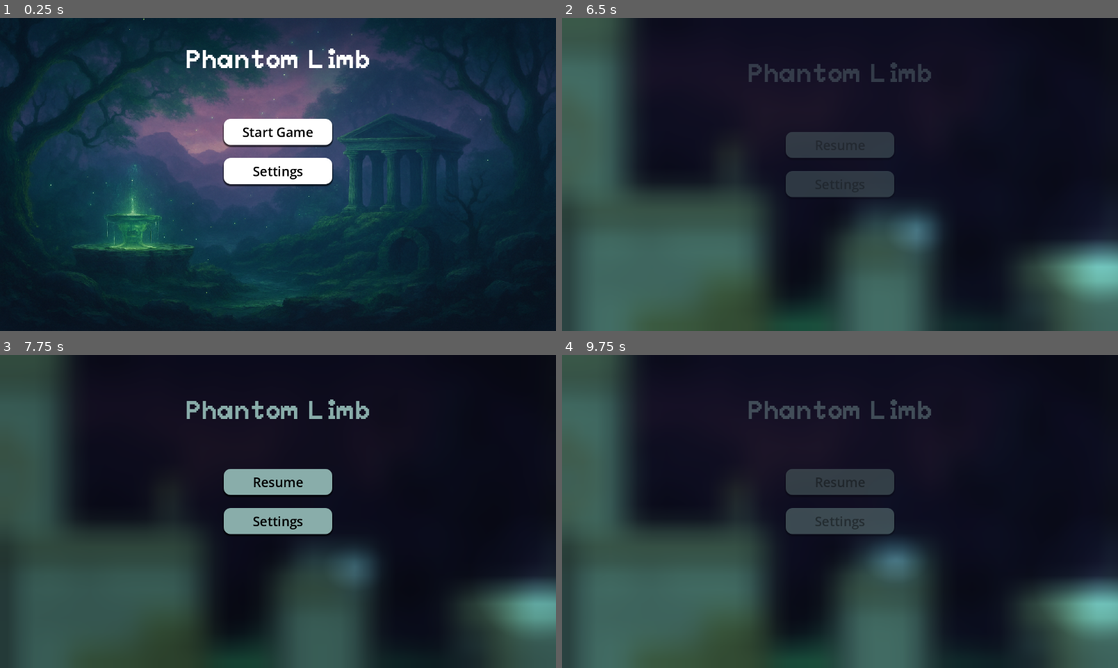
Above: before the commit, frames 1-4 (two rows, left to right).
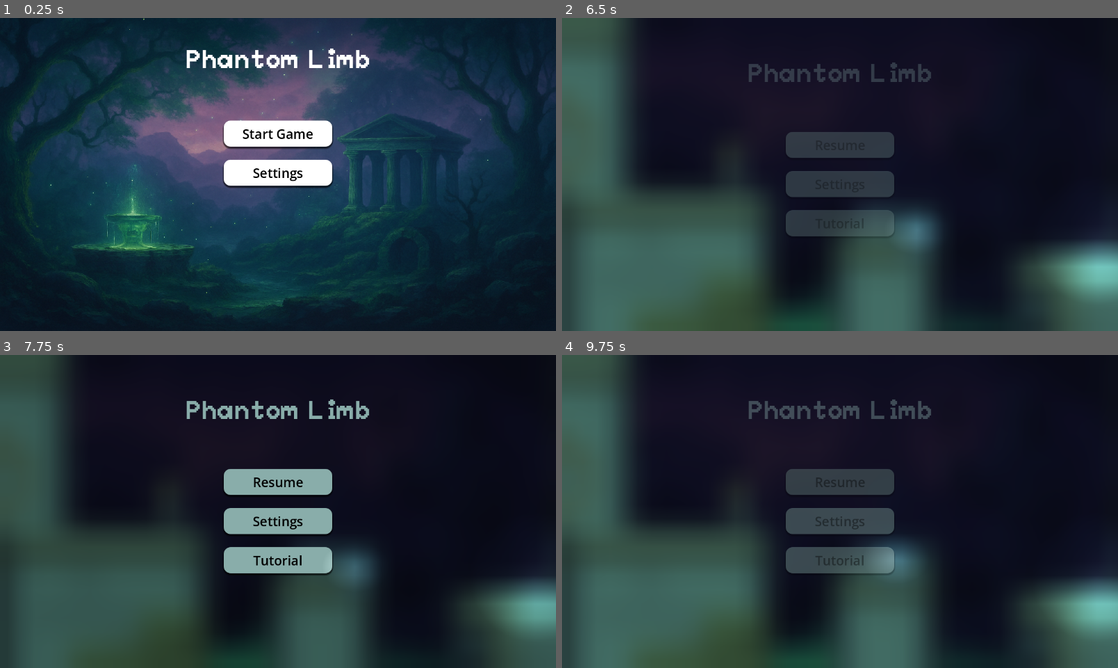
Above: after the commit, the same moments.

Repository: sammo4gun/jamsterdam
Game: Godot game, scene res://Scenes/main_menu.tscn
Same seed, same stepped clock (60 frames per second), same inputs: the game is played once before the commit and once after it. The engine's default icon, where the game draws it, is replaced by a stand-in: a white triangle on a blue panel in a dark square.
Inputs (mouse positions are in pixels of both pictures, inside the frame that each line leads up to):
- Up to frame 1 (0.25 s): no input
- Up to frame 2 (6.5 s): click "Settings" at 0.5 s; click "Back" at 1.25 s; click "Start Game" at 2 s; tap Enter at 2.75 s; move the mouse to (962, 158) at 2.77 s; hold Right (right) 2.78-4.28 s; click (962, 158) at 2.92 s; tap W (up) at 3.02, 3.77, 5.27, 6.02 s; move the mouse to (812, 171) at 3.52 s; click (812, 171) at 3.67 s; move the mouse to (884, 221) at 4.27 s; hold A (left) 4.28-5.03 s; click (884, 221) at 4.42 s; move the mouse to (1051, 312) at 5.02 s; hold Right (right) from 5.03 s (still down); click (1051, 312) at 5.17 s; move the mouse to (712, 168) at 5.77 s; click (712, 168) at 5.92 s; tap Escape (ui_cancel) at 6.4 s
- Up to frame 3 (7.75 s): release Right (right) at 6.5 s; click "Settings" at 6.5 s; click "Back" at 7.25 s
- Up to frame 4 (9.75 s): click (840, 561) at 8 s, where only the run after the commit has a clickable "Tutorial"; click (840, 639) at 8.75 s, where only the run after the commit has a clickable "Continue"; click "Resume" at 9.5 s

The runs differ from the first frame. In frame 1, 1.2% of the frame differs, in the area x 40-60%, y 32-55%; in frame 2, 1.2%; in frame 3, 1.7%, in the area x 40-60%, y 61-71%; in frame 4, 1.6%.

Commit message:
refactored menus

Diff:
--- a/Scenes/main_menu.tscn
+++ b/Scenes/main_menu.tscn
@@ -1,13 +1,9 @@
-[gd_scene load_steps=17 format=3 uid="uid://0l48xhgwan8c"]
+[gd_scene load_steps=11 format=3 uid="uid://0l48xhgwan8c"]
 
 [ext_resource type="Script" uid="uid://cp4yl285vvv8t" path="res://Scripts/main_menu.gd" id="1_1ehe0"]
 [ext_resource type="FontFile" uid="uid://datde377oev7l" path="res://Assets/Fonts/Peaberry/PeaberryBase.ttf" id="2_ce3w2"]
 [ext_resource type="Texture2D" uid="uid://povxtku8nxul" path="res://Assets/backgroundpotential.png" id="2_trj04"]
-[ext_resource type="Script" uid="uid://cij83h43g32m3" path="res://Scripts/volume_slider.gd" id="4_cp0ys"]
-[ext_resource type="Script" uid="uid://d2xhx3j7ujbsu" path="res://Scripts/settings_menu.gd" id="4_yhxw7"]
-[ext_resource type="StyleBox" uid="uid://udx8w8gj8jd4" path="res://Assets/Styles/menu_button_hover.tres" id="5_yhxw7"]
-[ext_resource type="StyleBox" uid="uid://c7gdts27yeh0l" path="res://Assets/Styles/menu_button_pressed.tres" id="6_trj04"]
-[ext_resource type="StyleBox" uid="uid://c4561pc5s4yn3" path="res://Assets/Styles/menu_button.tres" id="7_16hvj"]
+[ext_resource type="PackedScene" uid="uid://dvor3tnbimskh" path="res://Scenes/settings_menu.tscn" id="5_n45e2"]
 [ext_resource type="AudioStream" uid="uid://cwcu2gsi2r3co" path="res://Assets/Music/Opening Track.mp3" id="9_trj04"]
 
 [sub_resource type="LabelSettings" id="LabelSettings_opfnp"]
@@ -43,18 +39,9 @@
 shadow_size = 3
 shadow_offset = Vector2(0, 3.41)
 
-[sub_resource type="StyleBoxFlat" id="StyleBoxFlat_vr1f0"]
-bg_color = Color(0, 0, 0, 1)
-
-[sub_resource type="StyleBoxEmpty" id="StyleBoxEmpty_vr1f0"]
-
 [node name="MainMenu" type="Control"]
 layout_mode = 3
-anchors_preset = 15
-anchor_right = 1.0
-anchor_bottom = 1.0
-grow_horizontal = 2
-grow_vertical = 2
+anchors_preset = 0
 script = ExtResource("1_1ehe0")
 
 [node name="TextureRect" type="TextureRect" parent="."]
@@ -65,42 +52,31 @@
 texture = ExtResource("2_trj04")
 expand_mode = 3
 
-[node name="Label" type="Label" parent="."]
-layout_mode = 1
-anchors_preset = 5
-anchor_left = 0.5
-anchor_right = 0.5
-offset_left = -250.0
-offset_right = 250.0
-offset_bottom = 200.0
-grow_horizontal = 2
+[node name="MenuControls" type="VBoxContainer" parent="."]
+layout_mode = 0
+offset_right = 1280.0
+offset_bottom = 720.0
+
+[node name="Label" type="Label" parent="MenuControls"]
+custom_minimum_size = Vector2(0, 200)
+layout_mode = 2
 theme_override_font_sizes/font_size = 64
 text = "Phantom Limb"
 label_settings = SubResource("LabelSettings_opfnp")
 horizontal_alignment = 1
 vertical_alignment = 1
 
-[node name="MarginContainer" type="MarginContainer" parent="."]
-layout_mode = 1
-anchors_preset = 8
-anchor_left = 0.5
-anchor_top = 0.5
-anchor_right = 0.5
-anchor_bottom = 0.5
-offset_left = -320.0
-offset_top = -160.0
-offset_right = 320.0
-offset_bottom = 320.0
-grow_horizontal = 2
-grow_vertical = 2
+[node name="MarginContainer" type="MarginContainer" parent="MenuControls"]
+layout_mode = 2
+size_flags_vertical = 3
 theme_override_constants/margin_top = 32
 theme_override_constants/margin_bottom = 32
 
-[node name="VBoxContainer" type="VBoxContainer" parent="MarginContainer"]
+[node name="VBoxContainer" type="VBoxContainer" parent="MenuControls/MarginContainer"]
 layout_mode = 2
 theme_override_constants/separation = 30
 
-[node name="PlayButton" type="Button" parent="MarginContainer/VBoxContainer"]
+[node name="PlayButton" type="Button" parent="MenuControls/MarginContainer/VBoxContainer"]
 custom_minimum_size = Vector2(250, 60)
 layout_mode = 2
 size_flags_horizontal = 4
@@ -115,7 +91,7 @@
 theme_override_styles/normal = SubResource("StyleBoxFlat_16hvj")
 text = "Start Game"
 
-[node name="SettingsButton" type="Button" parent="MarginContainer/VBoxContainer"]
+[node name="SettingsButton" type="Button" parent="MenuControls/MarginContainer/VBoxContainer"]
 custom_minimum_size = Vector2(250, 60)
 layout_mode = 2
 size_flags_horizontal = 4
@@ -131,104 +107,12 @@
 text = "Settings
 "
 
-[node name="SettingsMenu" type="PanelContainer" parent="."]
+[node name="SettingsMenu" parent="." instance=ExtResource("5_n45e2")]
 visible = false
 layout_mode = 0
+anchors_preset = 0
 offset_right = 1280.0
 offset_bottom = 720.0
-theme_override_styles/panel = SubResource("StyleBoxFlat_vr1f0")
-script = ExtResource("4_yhxw7")
-
-[node name="VBoxContainer" type="VBoxContainer" parent="SettingsMenu"]
-z_index = 1
-layout_mode = 2
-theme_override_constants/separation = 30
-
-[node name="Title" type="Label" parent="SettingsMenu/VBoxContainer"]
-custom_minimum_size = Vector2(0, 200)
-layout_mode = 2
-theme_override_fonts/font = ExtResource("2_ce3w2")
-theme_override_font_sizes/font_size = 60
-text = "Settings"
-horizontal_alignment = 1
-vertical_alignment = 1
-
-[node name="MasterVolumeContainer" type="HBoxContainer" parent="SettingsMenu/VBoxContainer"]
-layout_mode = 2
-size_flags_horizontal = 4
-size_flags_vertical = 0
-theme_override_constants/separation = 30
-
-[node name="Label" type="Label" parent="SettingsMenu/VBoxContainer/MasterVolumeContainer"]
-layout_mode = 2
-theme_override_fonts/font = ExtResource("2_ce3w2")
-theme_override_font_sizes/font_size = 24
-text = "Master Volume"
-
-[node name="HSlider" type="HSlider" parent="SettingsMenu/VBoxContainer/MasterVolumeContainer"]
-custom_minimum_size = Vector2(200, 24)
-layout_mode = 2
-max_value = 1.0
-step = 0.001
-value = 1.0
-script = ExtResource("4_cp0ys")
-bus_name = "Master"
-
-[node name="SFXVolumeContainer" type="HBoxContainer" parent="SettingsMenu/VBoxContainer"]
-layout_mode = 2
-size_flags_horizontal = 4
-size_flags_vertical = 0
-theme_override_constants/separation = 30
-
-[node name="Label" type="Label" parent="SettingsMenu/VBoxContainer/SFXVolumeContainer"]
-layout_mode = 2
-theme_override_fonts/font = ExtResource("2_ce3w2")
-theme_override_font_sizes/font_size = 24
-text = "SFX Volume"
-
-[node name="HSlider" type="HSlider" parent="SettingsMenu/VBoxContainer/SFXVolumeContainer"]
-custom_minimum_size = Vector2(200, 24)
-layout_mode = 2
-max_value = 1.0
-step = 0.001
-value = 1.0
-script = ExtResource("4_cp0ys")
-bus_name = "SFX"
-
-[node name="MusicVolumeContainer" type="HBoxContainer" parent="SettingsMenu/VBoxContainer"]
-layout_mode = 2
-size_flags_horizontal = 4
-size_flags_vertical = 0
-theme_override_constants/separation = 30
-
-[node name="Label" type="Label" parent="SettingsMenu/VBoxContainer/MusicVolumeContainer"]
-layout_mode = 2
-theme_override_fonts/font = ExtResource("2_ce3w2")
-theme_override_font_sizes/font_size = 24
-text = "Music Volume"
-
-[node name="HSlider" type="HSlider" parent="SettingsMenu/VBoxContainer/MusicVolumeContainer"]
-custom_minimum_size = Vector2(200, 24)
-layout_mode = 2
-max_value = 1.0
-step = 0.001
-value = 1.0
-script = ExtResource("4_cp0ys")
-bus_name = "Music"
-
-[node name="BackButton" type="Button" parent="SettingsMenu/VBoxContainer"]
-custom_minimum_size = Vector2(120, 40)
-layout_mode = 2
-size_flags_horizontal = 4
-theme_override_colors/font_hover_color = Color(0, 0, 0, 1)
-theme_override_colors/font_color = Color(0, 0, 0, 1)
-theme_override_colors/font_focus_color = Color(0, 0, 0, 1)
-theme_override_colors/font_pressed_color = Color(0, 0, 0, 1)
-theme_override_styles/focus = SubResource("StyleBoxEmpty_vr1f0")
-theme_override_styles/hover = ExtResource("5_yhxw7")
-theme_override_styles/pressed = ExtResource("6_trj04")
-theme_override_styles/normal = ExtResource("7_16hvj")
-text = "Back"
 
 [node name="MusicPlayer" type="AudioStreamPlayer" parent="."]
 stream = ExtResource("9_trj04")
--- a/Scenes/pause_menu.tscn
+++ b/Scenes/pause_menu.tscn
@@ -1,12 +1,10 @@
-[gd_scene load_steps=14 format=3 uid="uid://di2p66442rfuh"]
+[gd_scene load_steps=11 format=3 uid="uid://di2p66442rfuh"]
 
 [ext_resource type="Script" uid="uid://4n6ha25b4b2d" path="res://Scripts/pause_menu.gd" id="1_emv3i"]
 [ext_resource type="FontFile" uid="uid://datde377oev7l" path="res://Assets/Fonts/Peaberry/PeaberryBase.ttf" id="2_k0w1u"]
 [ext_resource type="Material" uid="uid://d1ybvy4yqxhke" path="res://Assets/Shaders/pause_menu.tres" id="3_1och7"]
-[ext_resource type="Script" uid="uid://cij83h43g32m3" path="res://Scripts/volume_slider.gd" id="4_sjs17"]
-[ext_resource type="StyleBox" uid="uid://udx8w8gj8jd4" path="res://Assets/Styles/menu_button_hover.tres" id="5_u8tnp"]
-[ext_resource type="StyleBox" uid="uid://c7gdts27yeh0l" path="res://Assets/Styles/menu_button_pressed.tres" id="6_stj27"]
-[ext_resource type="StyleBox" uid="uid://c4561pc5s4yn3" path="res://Assets/Styles/menu_button.tres" id="7_ix48p"]
+[ext_resource type="PackedScene" uid="uid://dvor3tnbimskh" path="res://Scenes/settings_menu.tscn" id="5_vmyb1"]
+[ext_resource type="PackedScene" uid="uid://bn2rde0a3fsvk" path="res://Scenes/tutorial_screen.tscn" id="8_u8tnp"]
 
 [sub_resource type="LabelSettings" id="LabelSettings_1och7"]
 font = ExtResource("2_k0w1u")
@@ -40,8 +38,6 @@
 corner_radius_bottom_left = 16
 shadow_size = 3
 shadow_offset = Vector2(0, 3.41)
-
-[sub_resource type="StyleBoxEmpty" id="StyleBoxEmpty_524vl"]
 
 [node name="PauseMenu" type="Control"]
 process_mode = 3
@@ -114,102 +110,33 @@
 text = "Settings
 "
 
-[node name="Settings" type="MarginContainer" parent="."]
-visible = false
-z_index = 1
-layout_mode = 0
-offset_right = 1280.0
-offset_bottom = 720.0
-theme_override_constants/margin_top = 32
-theme_override_constants/margin_bottom = 32
-
-[node name="VBoxContainer" type="VBoxContainer" parent="Settings"]
-layout_mode = 2
-theme_override_constants/separation = 30
-
-[node name="Title" type="Label" parent="Settings/VBoxContainer"]
-custom_minimum_size = Vector2(0, 200)
-layout_mode = 2
-theme_override_fonts/font = ExtResource("2_k0w1u")
-theme_override_font_sizes/font_size = 60
-text = "Settings"
-horizontal_alignment = 1
-vertical_alignment = 1
-
-[node name="MasterVolumeContainer" type="HBoxContainer" parent="Settings/VBoxContainer"]
+[node name="TutorialButton" type="Button" parent="Main/VBoxContainer"]
+custom_minimum_size = Vector2(250, 60)
 layout_mode = 2
 size_flags_horizontal = 4
-size_flags_vertical = 0
-theme_override_constants/separation = 30
-
-[node name="Label" type="Label" parent="Settings/VBoxContainer/MasterVolumeContainer"]
-layout_mode = 2
-theme_override_fonts/font = ExtResource("2_k0w1u")
-theme_override_font_sizes/font_size = 24
-text = "Master Volume"
-
-[node name="HSlider" type="HSlider" parent="Settings/VBoxContainer/MasterVolumeContainer"]
-custom_minimum_size = Vector2(200, 24)
-layout_mode = 2
-max_value = 1.0
-step = 0.001
-value = 1.0
-script = ExtResource("4_sjs17")
-bus_name = "Master"
-
-[node name="SFXVolumeContainer" type="HBoxContainer" parent="Settings/VBoxContainer"]
-layout_mode = 2
-size_flags_horizontal = 4
-size_flags_vertical = 0
-theme_override_constants/separation = 30
-
-[node name="Label" type="Label" parent="Settings/VBoxContainer/SFXVolumeContainer"]
-layout_mode = 2
-theme_override_fonts/font = ExtResource("2_k0w1u")
-theme_override_font_sizes/font_size = 24
-text = "SFX Volume"
-
-[node name="HSlider" type="HSlider" parent="Settings/VBoxContainer/SFXVolumeContainer"]
-custom_minimum_size = Vector2(200, 24)
-layout_mode = 2
-max_value = 1.0
-step = 0.001
-value = 1.0
-script = ExtResource("4_sjs17")
-bus_name = "SFX"
-
-[node name="MusicVolumeContainer" type="HBoxContainer" parent="Settings/VBoxContainer"]
-layout_mode = 2
-size_flags_horizontal = 4
-size_flags_vertical = 0
-theme_override_constants/separation = 30
-
-[node name="Label" type="Label" parent="Settings/VBoxContainer/MusicVolumeContainer"]
-layout_mode = 2
-theme_override_fonts/font = ExtResource("2_k0w1u")
-theme_override_font_sizes/font_size = 24
-text = "Music Volume"
-
-[node name="HSlider" type="HSlider" parent="Settings/VBoxContainer/MusicVolumeContainer"]
-custom_minimum_size = Vector2(200, 24)
-layout_mode = 2
-max_value = 1.0
-step = 0.001
-value = 1.0
-script = ExtResource("4_sjs17")
-bus_name = "Music"
-
-[node name="BackButton" type="Button" parent="Settings/VBoxContainer"]
-custom_minimum_size = Vector2(120, 40)
-layout_mode = 2
-size_flags_horizontal = 4
-size_flags_vertical = 10
 theme_override_colors/font_hover_color = Color(0, 0, 0, 1)
 theme_override_colors/font_color = Color(0, 0, 0, 1)
 theme_override_colors/font_focus_color = Color(0, 0, 0, 1)
 theme_override_colors/font_pressed_color = Color(0, 0, 0, 1)
-theme_override_styles/focus = SubResource("StyleBoxEmpty_524vl")
-theme_override_styles/hover = ExtResource("5_u8tnp")
-theme_override_styles/pressed = ExtResource("6_stj27")
-theme_override_styles/normal = ExtResource("7_ix48p")
-text = "Back"
+theme_override_font_sizes/font_size = 30
+theme_override_styles/focus = SubResource("StyleBoxEmpty_1och7")
+theme_override_styles/hover = SubResource("StyleBoxFlat_1och7")
+theme_override_styles/pressed = SubResource("StyleBoxFlat_bpi0q")
+theme_override_styles/normal = SubResource("StyleBoxFlat_k0w1u")
+text = "Tutorial
+"
+
+[node name="Tutorial" parent="." instance=ExtResource("8_u8tnp")]
+visible = false
+layout_mode = 1
+
+[node name="Settings" parent="." instance=ExtResource("5_vmyb1")]
+visible = false
+layout_mode = 0
+anchors_preset = 0
+anchor_right = 0.0
+anchor_bottom = 0.0
+offset_right = 1280.0
+offset_bottom = 720.0
+grow_horizontal = 1
+grow_vertical = 1
--- /dev/null
+++ b/Scenes/settings_menu.tscn
@@ -0,0 +1,111 @@
+[gd_scene load_steps=8 format=3 uid="uid://dvor3tnbimskh"]
+
+[ext_resource type="FontFile" uid="uid://datde377oev7l" path="res://Assets/Fonts/Peaberry/PeaberryBase.ttf" id="1_3etfd"]
+[ext_resource type="Script" uid="uid://d2xhx3j7ujbsu" path="res://Scripts/settings_menu.gd" id="1_rahb6"]
+[ext_resource type="Script" uid="uid://cij83h43g32m3" path="res://Scripts/volume_slider.gd" id="2_rahb6"]
+[ext_resource type="StyleBox" uid="uid://udx8w8gj8jd4" path="res://Assets/Styles/menu_button_hover.tres" id="3_fe37x"]
+[ext_resource type="StyleBox" uid="uid://c7gdts27yeh0l" path="res://Assets/Styles/menu_button_pressed.tres" id="4_jjs6x"]
+[ext_resource type="StyleBox" uid="uid://c4561pc5s4yn3" path="res://Assets/Styles/menu_button.tres" id="5_fsgis"]
+
+[sub_resource type="StyleBoxEmpty" id="StyleBoxEmpty_vv31b"]
+
+[node name="SettingsMenu" type="MarginContainer"]
+anchors_preset = 15
+anchor_right = 1.0
+anchor_bottom = 1.0
+grow_horizontal = 2
+grow_vertical = 2
+theme_override_constants/margin_top = 32
+theme_override_constants/margin_bottom = 32
+script = ExtResource("1_rahb6")
+
+[node name="VBoxContainer" type="VBoxContainer" parent="."]
+layout_mode = 2
+theme_override_constants/separation = 30
+
+[node name="Title" type="Label" parent="VBoxContainer"]
+custom_minimum_size = Vector2(0, 200)
+layout_mode = 2
+theme_override_fonts/font = ExtResource("1_3etfd")
+theme_override_font_sizes/font_size = 60
+text = "Settings"
+horizontal_alignment = 1
+vertical_alignment = 1
+
+[node name="MasterVolumeContainer" type="HBoxContainer" parent="VBoxContainer"]
+layout_mode = 2
+size_flags_horizontal = 4
+size_flags_vertical = 0
+theme_override_constants/separation = 30
+
+[node name="Label" type="Label" parent="VBoxContainer/MasterVolumeContainer"]
+layout_mode = 2
+theme_override_fonts/font = ExtResource("1_3etfd")
+theme_override_font_sizes/font_size = 24
+text = "Master Volume"
+
+[node name="HSlider" type="HSlider" parent="VBoxContainer/MasterVolumeContainer"]
+custom_minimum_size = Vector2(200, 24)
+layout_mode = 2
+max_value = 1.0
+step = 0.001
+value = 1.0
+script = ExtResource("2_rahb6")
+bus_name = "Master"
+
+[node name="SFXVolumeContainer" type="HBoxContainer" parent="VBoxContainer"]
+layout_mode = 2
+size_flags_horizontal = 4
+size_flags_vertical = 0
+theme_override_constants/separation = 30
+
+[node name="Label" type="Label" parent="VBoxContainer/SFXVolumeContainer"]
+layout_mode = 2
+theme_override_fonts/font = ExtResource("1_3etfd")
+theme_override_font_sizes/font_size = 24
+text = "SFX Volume"
+
+[node name="HSlider" type="HSlider" parent="VBoxContainer/SFXVolumeContainer"]
+custom_minimum_size = Vector2(200, 24)
+layout_mode = 2
+max_value = 1.0
+step = 0.001
+value = 1.0
+script = ExtResource("2_rahb6")
+bus_name = "SFX"
+
+[node name="MusicVolumeContainer" type="HBoxContainer" parent="VBoxContainer"]
+layout_mode = 2
+size_flags_horizontal = 4
+size_flags_vertical = 0
+theme_override_constants/separation = 30
+
+[node name="Label" type="Label" parent="VBoxContainer/MusicVolumeContainer"]
+layout_mode = 2
+theme_override_fonts/font = ExtResource("1_3etfd")
+theme_override_font_sizes/font_size = 24
+text = "Music Volume"
+
+[node name="HSlider" type="HSlider" parent="VBoxContainer/MusicVolumeContainer"]
+custom_minimum_size = Vector2(200, 24)
+layout_mode = 2
+max_value = 1.0
+step = 0.001
+value = 1.0
+script = ExtResource("2_rahb6")
+bus_name = "Music"
+
+[node name="BackButton" type="Button" parent="VBoxContainer"]
+custom_minimum_size = Vector2(120, 40)
+layout_mode = 2
+size_flags_horizontal = 4
+size_flags_vertical = 10
+theme_override_colors/font_hover_color = Color(0, 0, 0, 1)
+theme_override_colors/font_color = Color(0, 0, 0, 1)
+theme_override_colors/font_focus_color = Color(0, 0, 0, 1)
+theme_override_colors/font_pressed_color = Color(0, 0, 0, 1)
+theme_override_styles/focus = SubResource("StyleBoxEmpty_vv31b")
+theme_override_styles/hover = ExtResource("3_fe37x")
+theme_override_styles/pressed = ExtResource("4_jjs6x")
+theme_override_styles/normal = ExtResource("5_fsgis")
+text = "Back"
--- a/Scenes/tutorial_screen.tscn
+++ b/Scenes/tutorial_screen.tscn
@@ -1,7 +1,6 @@
-[gd_scene load_steps=42 format=3 uid="uid://da0v2dmivg0yb"]
+[gd_scene load_steps=41 format=3 uid="uid://bn2rde0a3fsvk"]
 
 [ext_resource type="Script" uid="uid://d4imrgt4gaekp" path="res://Scripts/tutorial_screen.gd" id="1_b7hhi"]
-[ext_resource type="Texture2D" uid="uid://povxtku8nxul" path="res://Assets/backgroundpotential.png" id="2_cd03v"]
 [ext_resource type="Texture2D" uid="uid://bod1toiwijy0x" path="res://Assets/Spritesheets/ghostgirl-idle.png" id="3_cd03v"]
 [ext_resource type="Texture2D" uid="uid://bo5u4ycq1ett" path="res://Assets/pillar.png" id="4_elo14"]
 [ext_resource type="FontFile" uid="uid://datde377oev7l" path="res://Assets/Fonts/Peaberry/PeaberryBase.ttf" id="5_vscmb"]
@@ -240,13 +239,6 @@
 grow_vertical = 2
 script = ExtResource("1_b7hhi")
 
-[node name="TextureRect" type="TextureRect" parent="."]
-layout_mode = 0
-offset_right = 1280.0
-offset_bottom = 720.0
-texture = ExtResource("2_cd03v")
-expand_mode = 3
-
 [node name="VBoxContainer" type="VBoxContainer" parent="."]
 layout_mode = 0
 offset_left = 708.0
@@ -322,18 +314,11 @@
 
 [node name="ContinueButton" type="Button" parent="."]
 custom_minimum_size = Vector2(250, 60)
-layout_mode = 1
-anchors_preset = 7
-anchor_left = 0.5
-anchor_top = 1.0
-anchor_right = 0.5
-anchor_bottom = 1.0
-offset_left = -125.0
-offset_top = -110.0
-offset_right = 125.0
-offset_bottom = -50.0
-grow_horizontal = 2
-grow_vertical = 0
+layout_mode = 0
+offset_left = 515.0
+offset_top = 625.0
+offset_right = 765.0
+offset_bottom = 685.0
 size_flags_horizontal = 4
 theme_override_colors/font_hover_color = Color(0, 0, 0, 1)
 theme_override_colors/font_color = Color(0, 0, 0, 1)
--- a/Scripts/main_menu.gd
+++ b/Scripts/main_menu.gd
@@ -1,12 +1,14 @@
 extends Control
 
-@onready var play_button: Button = $MarginContainer/VBoxContainer/PlayButton
-@onready var settings_button: Button = $MarginContainer/VBoxContainer/SettingsButton
-@onready var settings_menu: PanelContainer = $SettingsMenu
+@onready var play_button: Button = $MenuControls/MarginContainer/VBoxContainer/PlayButton
+@onready var settings_button = $MenuControls/MarginContainer/VBoxContainer/SettingsButton
+@onready var settings_menu = $SettingsMenu
+@onready var menu_controls = $MenuControls
 
 func _ready():
 	play_button.pressed.connect(_on_play_pressed)
 	settings_button.pressed.connect(_on_settings_pressed)
+	settings_menu.back_pressed.connect(_on_settings_back_pressed)
 
 func _on_play_pressed():
 	var new_scene = load("res://Scenes/intro_screen.tscn")  # Replace with your scene path
@@ -14,3 +16,8 @@
 
 func _on_settings_pressed():
 	settings_menu.visible = true
+	menu_controls.visible = false
+
+func _on_settings_back_pressed():
+	settings_menu.visible = false
+	menu_controls.visible = true
--- a/Scripts/pause_menu.gd
+++ b/Scripts/pause_menu.gd
@@ -1,16 +1,20 @@
 extends Control
 
-@onready var resume_button: Button = $Main/VBoxContainer/ResumeButton
-@onready var settings_button: Button = $Main/VBoxContainer/SettingsButton
-@onready var main_panel: MarginContainer = $Main
-@onready var settings_panel: MarginContainer = $Settings
-@onready var settings_panel_back: Button = $Settings/VBoxContainer/BackButton
-@onready var shader_material: ShaderMaterial = $ColorRect.material as ShaderMaterial
+@onready var resume_button = $Main/VBoxContainer/ResumeButton
+@onready var settings_button = $Main/VBoxContainer/SettingsButton
+@onready var main_panel = $Main
+@onready var settings_panel = $Settings
+@onready var shader_material = $ColorRect.material as ShaderMaterial
+@onready var tutorial_button = $Main/VBoxContainer/TutorialButton
+@onready var tutorial_panel = $Tutorial
+
 
 func _ready():
 	resume_button.pressed.connect(_on_resume_pressed)
 	settings_button.pressed.connect(_on_settings_pressed)
-	settings_panel_back.pressed.connect(_on_settings_back_pressed)
+	tutorial_button.pressed.connect(_on_tutorial_pressed)
+	settings_panel.back_pressed.connect(_on_settings_back_pressed)
+	tutorial_panel.continue_pressed.connect(_on_tutorial_continue_pressed)
 
 func _input(event):
 	if event.is_action_pressed("ui_cancel"):
@@ -43,6 +47,14 @@
 func _on_settings_back_pressed():
 	main_panel.visible = true
 	settings_panel.visible = false
+
+func _on_tutorial_pressed():
+	main_panel.visible = false
+	tutorial_panel.visible = true
+
+func _on_tutorial_continue_pressed():
+	main_panel.visible = true
+	tutorial_panel.visible = false
 
 # === SHADER ANIMATION ===
 
--- a/Scripts/settings_menu.gd
+++ b/Scripts/settings_menu.gd
@@ -1,9 +1,12 @@
 extends Control
 
-@onready var settings_button: Button = $VBoxContainer/BackButton
+signal back_pressed
 
-func _ready():
-	settings_button.pressed.connect(_on_back_pressed)
+@onready var back_button = $VBoxContainer/BackButton
 
-func _on_back_pressed() -> void:
-	visible = false
+# Called when the node enters the scene tree for the first time.
+func _ready() -> void:
+	back_button.pressed.connect(_on_button_pressed)
+
+func _on_button_pressed():
+	emit_signal("back_pressed")
--- a/Scripts/tutorial_screen.gd
+++ b/Scripts/tutorial_screen.gd
@@ -1,11 +1,10 @@
 extends Control
 
+signal continue_pressed
 
 # Called when the node enters the scene tree for the first time.
 func _ready() -> void:
-	pass # Replace with function body.
+	$ContinueButton.pressed.connect(_on_button_pressed)
 
-
-# Called every frame. 'delta' is the elapsed time since the previous frame.
-func _process(delta: float) -> void:
-	pass
+func _on_button_pressed():
+	emit_signal("continue_pressed")
